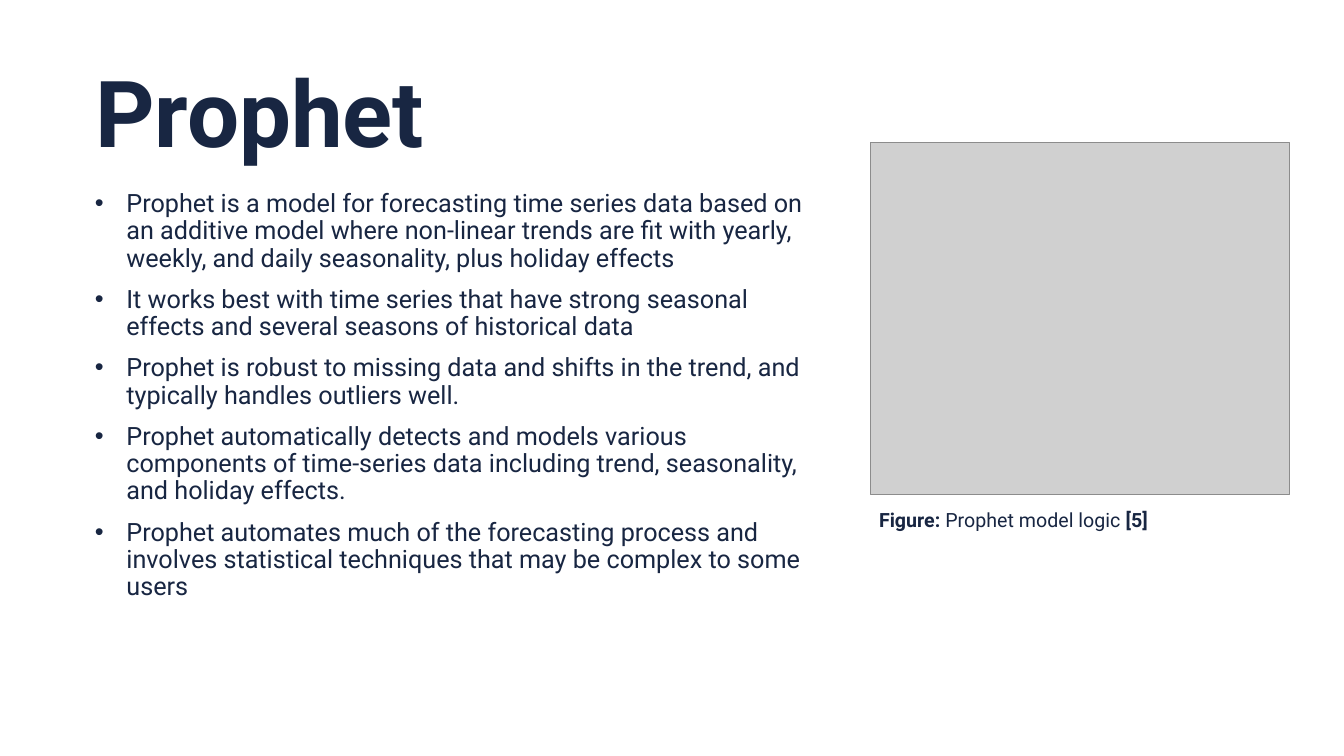
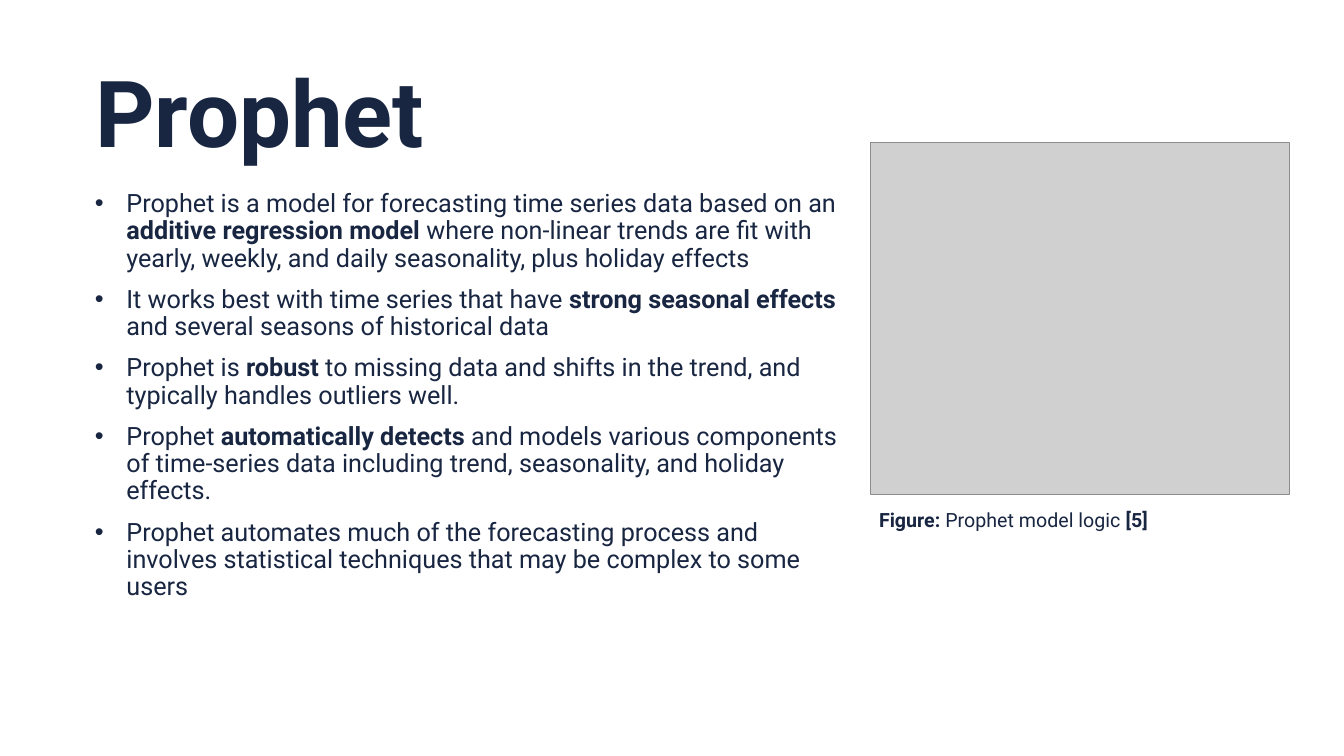
Before and after one commit to silviufilote/S4HDD, a slide deck: slide 12 of Time series project/documentation/slides.pptx. Drawn at 1344x756 pixels with LibreOffice and Linux fonts; fonts in the diff are those of the drawing; grey boxes stand for pictures; background and template pictures are left out. Boxes give left, top, right and bottom in pixels: in the first picture for what was removed or moved away, otherwise in the second. Text is boxed around its words. In the diff, an @@ line names an element or a change of style, - is before the commit and + after.

```diff
--- a/Time series project/documentation/slides.pptx
+++ b/Time series project/documentation/slides.pptx
@@ text at (x1=126, y1=193, x2=836, y2=273): text changed @@
-• Prophet is a model for forecasting time series data based on an additive model where non-linear trends are fit with yearly, weekly, and daily seasonality, plus holiday effects
+• Prophet is a model for forecasting time series data based on an additive regression model where non-linear trends are fit with yearly, weekly, and daily seasonality, plus holiday effects
@@ text at (x1=126, y1=289, x2=837, y2=500): bold on in "strong seasonal effects", "robust", "automatically detects" @@
```
Also in this commit, not shown: 5 other slides changed, 3 other files.
